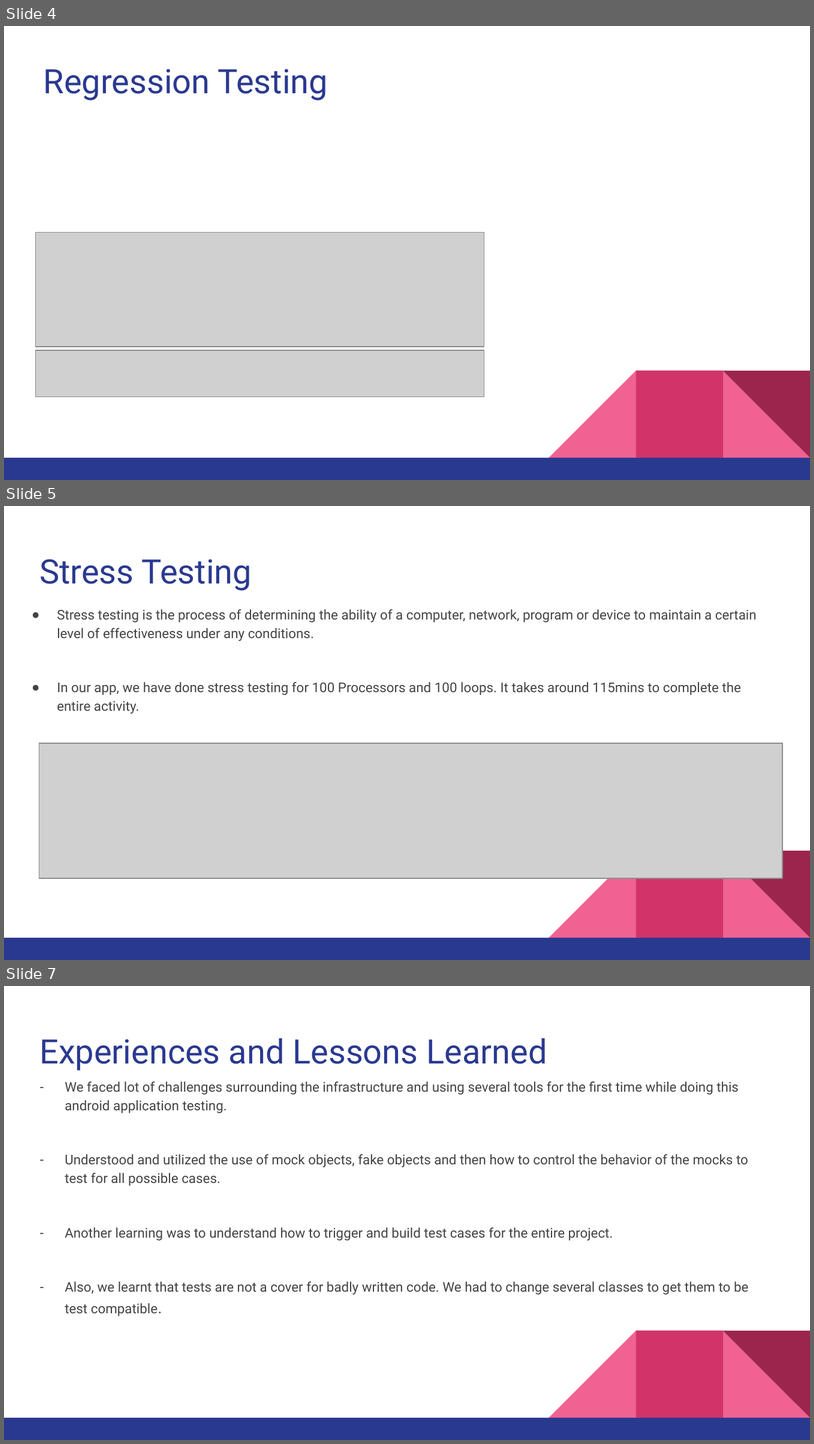
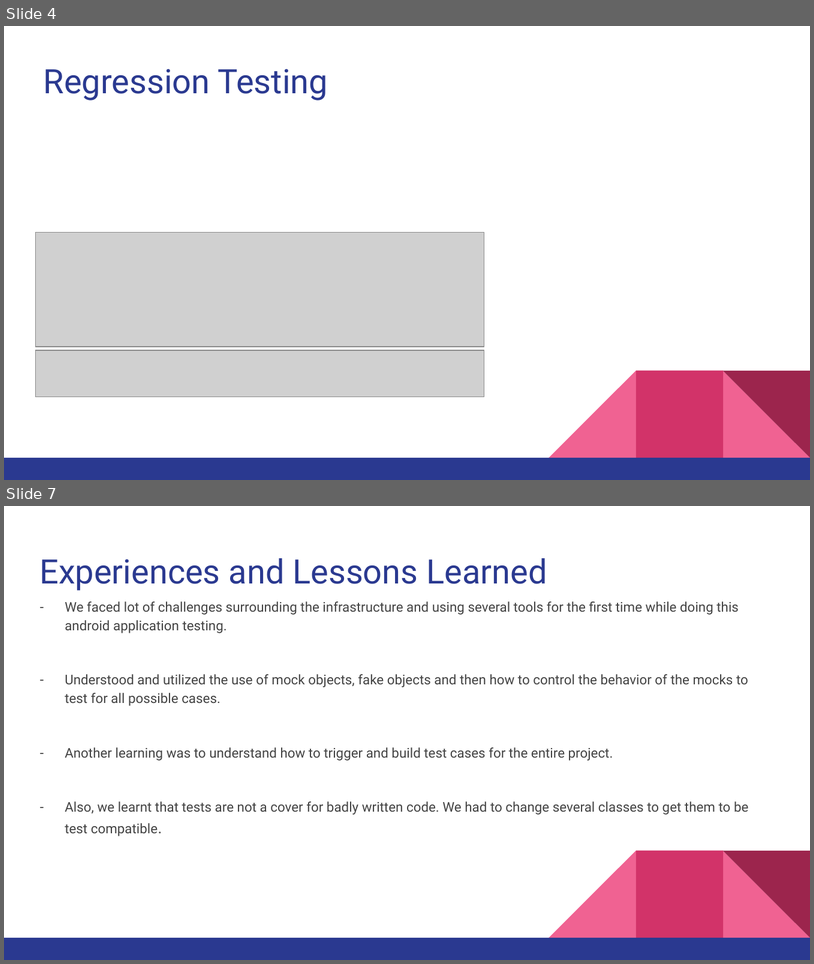
Before and after one commit to rupalirajput/S-W_testing_milestone2, a slide deck: Final - milestone2/milestone2presentation.pptx. Shown one above the other, each under a label of ours: slides 4, 5 and 7 before the commit, slides 4 and 7 after it; the slides between them are not shown. The pictures are 814x1444 and 814x964 pixels, drawn with LibreOffice and Linux fonts; fonts in the diff are those of the drawing; grey boxes stand for pictures. Boxes give left, top, right and bottom in pixels: in the first picture for what was removed or moved away, otherwise in the second. Text is boxed around its words. In the diff, an @@ line names an element or a change of style, - is before the commit and + after.

Commit message:
done with stress and monkey slides

```diff
--- a/Final - milestone2/milestone2presentation.pptx
+++ b/Final - milestone2/milestone2presentation.pptx
@@ slide 5 removed at bbox=[4, 506, 810, 960], background #FFFFFF; not listed: 5 template elements that a slide beside it also shows @@
@@ title removed at bbox=[39, 559, 252, 591] @@
-Stress Testing
@@ text removed at bbox=[57, 609, 757, 714] @@
-● Stress testing is the process of determining the ability of a computer, network, program or device to maintain a certain level of effectiveness under any conditions.
-● In our app, we have done stress testing for 100 Processors and 100 loops. It takes around 115mins to complete the entire activity.
-./StressTestApp.sh -NumBackGroundProcesses 5 -NumberLoop 5
@@ picture removed at bbox=[39, 743, 783, 878] @@
```
Also in this commit, not shown: 2 slides added, 1 other slide removed.
